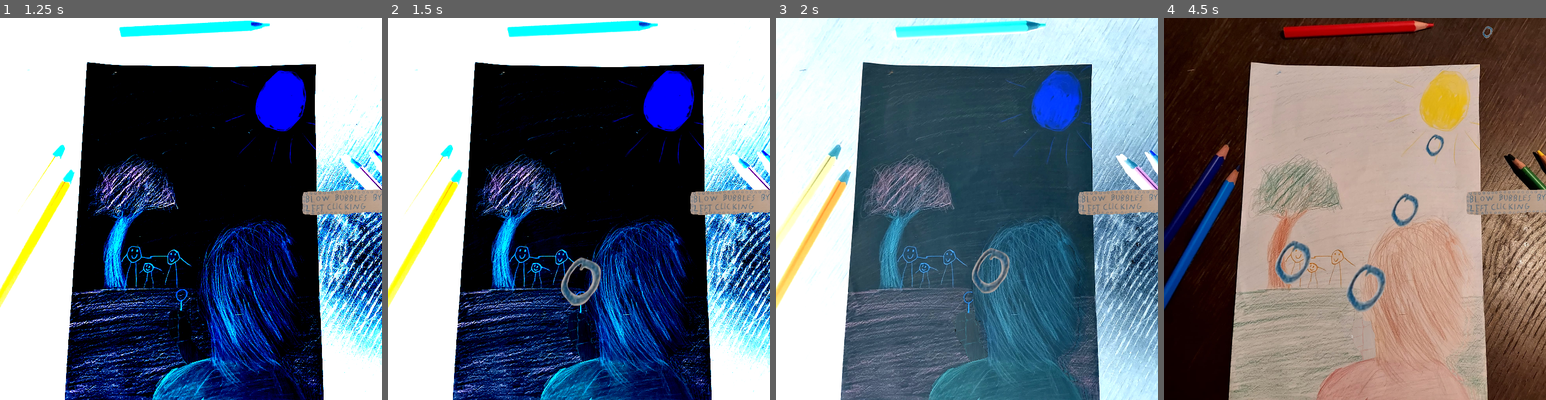
Above: before the commit, frames 1-4 (left to right).
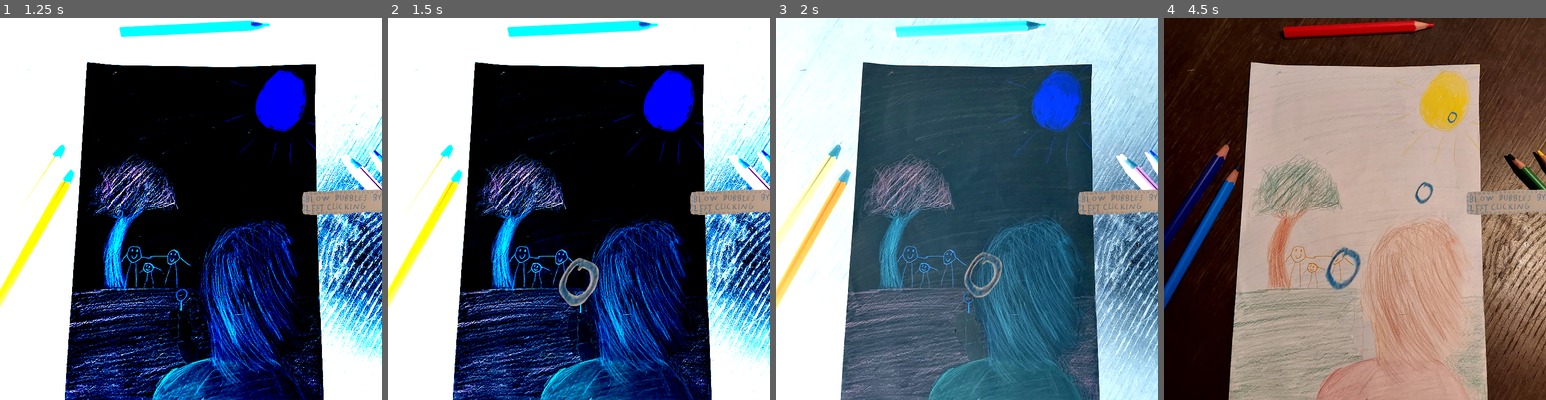
Above: after the commit, the same moments.

Repository: Tepitron/rebel-yell
Game: Godot game, scene res://main_menu.tscn
Same seed, same stepped clock (60 frames per second), same inputs: the game is played once before the commit and once after it.
Inputs (mouse positions are in pixels of both pictures, inside the frame that each line leads up to):
- Up to frame 1 (1.25 s): click "START" at 0.5 s
- Up to frame 2 (1.5 s): move the mouse to (663, 189) at 1.27 s; press the mouse at (663, 189) at 1.28 s
- Up to frame 3 (2 s): no input
- Up to frame 4 (4.5 s): move the mouse to (1278, 228) at 2.02 s; release the mouse at (1278, 228) at 2.03 s; click (1278, 228) at 2.1 s; move the mouse to (1393, 124) at 2.77 s; press the mouse at (1393, 124) at 2.78 s; move the mouse to (1335, 285) at 3.52 s; release the mouse at (1335, 285) at 3.53 s; click (1335, 285) at 3.6 s; move the mouse to (1469, 266) at 4.27 s; press the mouse at (1469, 266) at 4.28 s

Frame 1 is identical in both runs. In frame 2, 0.6% of the frame differs, in the area x 44-56%, y 62-76%; in frame 3, 0.7%; in frame 4, 1.9%, in the area x 29-86%, y 2-77%.

Commit message:
Fix bubble angle. Add counters

Diff:
--- a/bubble.gd
+++ b/bubble.gd
@@ -6,7 +6,7 @@
 
 extends Node2D
 
-@export var speed = 1.5
+@export var speed = 1
 @export var acceleration = 1.01
 @export var SCALE_MIN = 0.985
 var sway
@@ -22,7 +22,7 @@
 func _ready() -> void:
 	# Get spawning_point's position and spawn the bubble there
 	#sway gets randomized. Used to determine how fast bubble goes left/right
-	sway = randf_range(1,1.5)
+	sway = randf_range(0,1.5)
 	scale_size = $AnimatedSprite2D.scale.x
 	# flip a coin if bubble traverses left or right
 	go_left = true if (randi_range(0,1) == 1) else false
@@ -59,7 +59,7 @@
 
 func go_upwards(delta):
 	# changes y according to speed and acceleration.
-	acceleration += 1.01
+	acceleration += 1.008
 	position.y -= speed * acceleration * delta
 
 func go_left_or_right(delta):
@@ -74,5 +74,3 @@
 	if poksed == false:
 		$AudioStreamPlayer2D.play()
 		poksed = true
-	else:
-		pass
--- a/main.gd
+++ b/main.gd
@@ -1,18 +1,61 @@
 extends Node
 var bubble_scene = preload("res://bubble.tscn")
 var hand_scene = preload("res://Scripts/node_2d.tscn").instantiate()
-
+var main_menu = preload("res://main_menu.tscn").instantiate()
+@export var bubble_counter = 0
+@export var click_resistance = 1
+@export var MAX_BUBBLE_COUNTER = 15
+var click_counter = 0
+var bubble_counter_limit1 = 5
+var bubble_counter_limit2 = 3
 
 # Called when the node enters the scene tree for the first time.
 func _ready() -> void:
-	pass # Replace with function body.
-
+	bubble_counter = 0
+	click_counter = 0
+	start_bubble_counter_timer()
+	start_click_resistance_timer()
 
 # Called every frame. 'delta' is the elapsed time since the previous frame.
 func _process(delta: float) -> void:
+
 	if Input.is_action_just_pressed("left_click"):
-		var instance = bubble_scene.instantiate()
-		instance.position = $Node2D/Hand.position
-		instance.position.x += -40
-		instance.position.y -= 100
-		add_child(instance)
+		click_counter += 1
+		if click_counter >= click_resistance:
+			# creates a bubble_scene and places it on the hand asset
+			var instance = bubble_scene.instantiate()
+			instance.position = $Node2D/Hand.position
+			instance.position.x += -40
+			instance.position.y -= 100
+			add_child(instance)
+			click_counter = 0
+
+			# This limits the bubble_counter from being too much
+			if bubble_counter < MAX_BUBBLE_COUNTER:
+				bubble_counter += 1
+
+	await get_tree().create_timer(5).timeout
+
+	if bubble_counter < bubble_counter_limit1:
+		print_debug("Too low")
+	elif bubble_counter < bubble_counter_limit2:
+		print_debug("Even lower boy")
+
+func bubble_counter_down():
+	bubble_counter -= 1
+
+func raise_click_resistance():
+	click_resistance += 1
+	print_debug("click resistance raised")
+
+func _on_bubble_counter_down_timer_timeout() -> void:
+	bubble_counter_down()
+
+func start_bubble_counter_timer():
+	$BubbleCounterDownTimer.start()
+
+func start_click_resistance_timer():
+	$ClickResistanceUpTimer.start()
+
+func _on_click_resistance_up_timer_timeout() -> void:
+	raise_click_resistance()
--- a/main.tscn
+++ b/main.tscn
@@ -10,3 +10,12 @@
 [node name="Bubble" parent="." instance=ExtResource("2_p0qbp")]
 
 [node name="Node2D" parent="." instance=ExtResource("3_ys857")]
+
+[node name="ClickResistanceUpTimer" type="Timer" parent="."]
+wait_time = 1.693
+
+[node name="BubbleCounterDownTimer" type="Timer" parent="."]
+wait_time = 1.756
+
+[connection signal="timeout" from="ClickResistanceUpTimer" to="." method="_on_click_resistance_up_timer_timeout"]
+[connection signal="timeout" from="BubbleCounterDownTimer" to="." method="_on_bubble_counter_down_timer_timeout"]
Not shown: 2 places in Scripts/node_2d.tscn that only renumber resources
Not shown: 1 places in bubble.tscn that only renumber resources
Not shown: 1 places in main.tscn that only renumber resources
Not shown: 1 places in main_menu.tscn that only renumber resources
